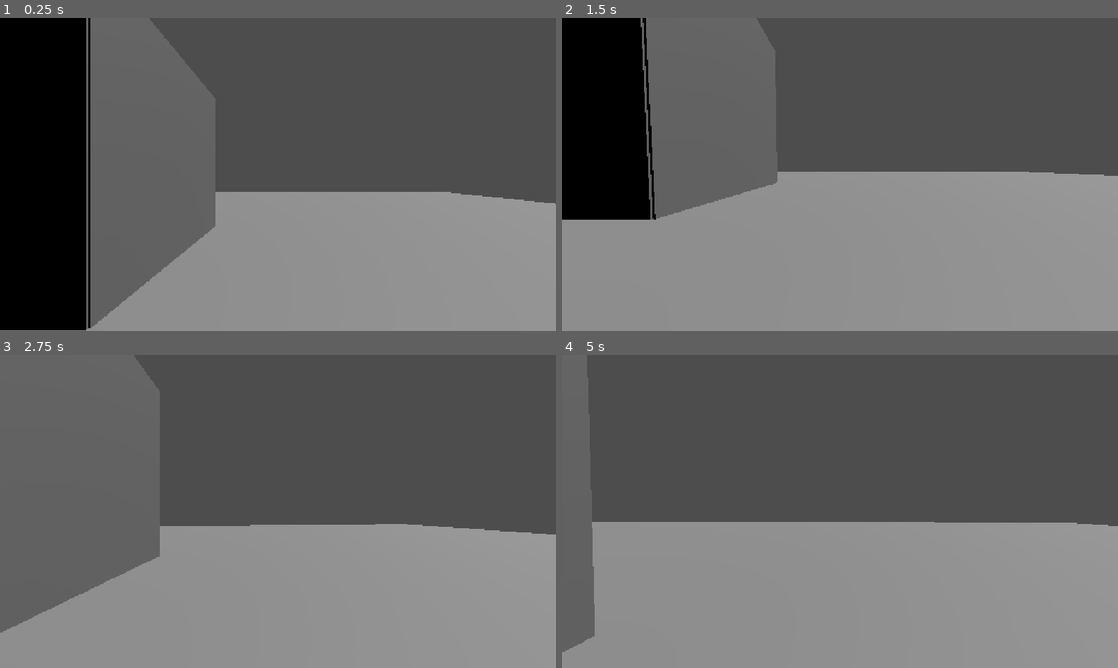
Above: before the commit, frames 1-4 (two rows, left to right).
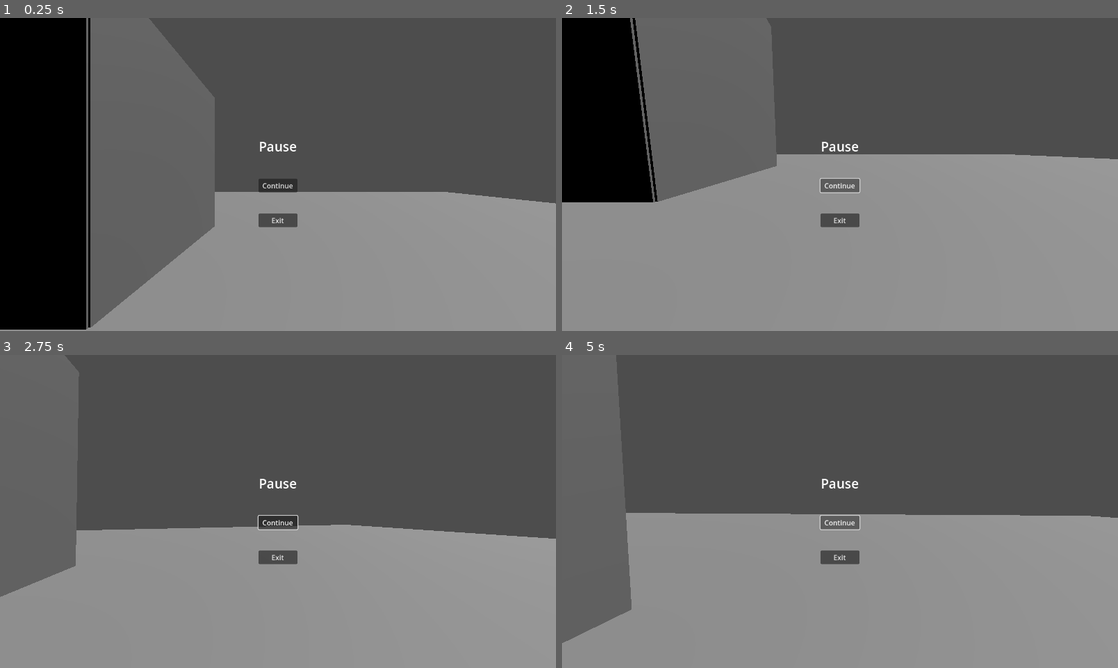
Above: after the commit, the same moments.

Repository: electrp/ggj25
Game: Godot game, scene res://roomTest.tscn
Same seed, same stepped clock (60 frames per second), same inputs: the game is played once before the commit and once after it.
Inputs (mouse positions are in pixels of both pictures, inside the frame that each line leads up to):
- Up to frame 1 (0.25 s): no input
- Up to frame 2 (1.5 s): click (840, 187) at 0.5 s, where only the run after the commit has a clickable "Continue"; click (840, 187) at 1.25 s, where only the run after the commit has a clickable "Continue"
- Up to frame 3 (2.75 s): tap Enter at 2 s; move the mouse to (305, 511) at 2.02 s; hold Up (ui_up) from 2.03 s (still down); click (305, 511) at 2.17 s; tap Space (ui_accept) at 2.27 s
- Up to frame 4 (5 s): keep holding Up (ui_up); move the mouse to (812, 511) at 2.77 s; tap Space (ui_accept) at 3.02, 4.52 s; move the mouse to (851, 505) at 3.52 s; move the mouse to (834, 517) at 4.27 s; click (834, 517) at 4.42 s

The runs differ from the first frame. In frame 1, 0.8% of the frame differs, in the area x 0-100%, y 0-100%; in frame 2, 6.8%, in the area x 0-100%, y 0-67%; in frame 3, 5.0%; in frame 4, 4.8%.

Commit message:
to sangbeom...

Diff:
--- a/ggj25/Player.tscn
+++ b/ggj25/Player.tscn
@@ -33,7 +33,6 @@
 transform = Transform3D(-1, 0, -8.74228e-08, 0, 1, 0, 8.74228e-08, 0, -1, 0, 0, -0.5)
 
 [node name="Pause" type="CanvasLayer" parent="."]
-visible = false
 
 [node name="Control" type="Control" parent="Pause"]
 layout_mode = 3
@@ -70,24 +69,25 @@
 anchor_right = 0.5
 anchor_bottom = 0.5
 offset_left = -45.0
+offset_top = 10.0
 offset_right = 45.0
-offset_bottom = 31.0
+offset_bottom = 41.0
 grow_horizontal = 2
 grow_vertical = 2
 text = "Continue"
 
 [node name="Exit" type="Button" parent="Pause/Control"]
 layout_mode = 1
-anchors_preset = 7
+anchors_preset = 8
 anchor_left = 0.5
-anchor_top = 1.0
+anchor_top = 0.5
 anchor_right = 0.5
-anchor_bottom = 1.0
+anchor_bottom = 0.5
 offset_left = -45.0
-offset_top = -110.0
+offset_top = 90.0
 offset_right = 45.0
-offset_bottom = -79.0
+offset_bottom = 121.0
 grow_horizontal = 2
-grow_vertical = 0
+grow_vertical = 2
 text = "Exit
 "
--- a/ggj25/lvl_nicktest.tscn
+++ b/ggj25/lvl_nicktest.tscn
@@ -4,9 +4,25 @@
 
 [node name="Node3D" type="Node3D"]
 
-[node name="CSGBox3D" type="CSGBox3D" parent="."]
+[node name="SubViewportContainer" type="SubViewportContainer" parent="."]
+anchors_preset = 15
+anchor_right = 1.0
+anchor_bottom = 1.0
+offset_top = 2.0
+offset_bottom = 2.0
+grow_horizontal = 2
+grow_vertical = 2
+stretch = true
+stretch_shrink = 2
+
+[node name="SubViewport" type="SubViewport" parent="SubViewportContainer"]
+handle_input_locally = false
+size = Vector2i(640, 360)
+render_target_update_mode = 4
+
+[node name="CSGBox3D" type="CSGBox3D" parent="SubViewportContainer/SubViewport"]
 transform = Transform3D(19.9635, 0, 0, 0, 0.998173, 0, 0, 0, 19.9635, 0, 0, 0)
 use_collision = true
 
-[node name="Player" parent="." instance=ExtResource("1_dk8l6")]
+[node name="Player" parent="SubViewportContainer/SubViewport" instance=ExtResource("1_dk8l6")]
 transform = Transform3D(1, 0, 0, 0, 1, 0, 0, 0, 1, -0.523142, 2.9646, 0.479514)
--- a/ggj25/project.godot
+++ b/ggj25/project.godot
@@ -22,7 +22,6 @@
 window/size/viewport_height=720
 window/size/resizable=false
 window/stretch/mode="viewport"
-window/stretch/scale=2.5
 window/version="1.0"
 window/name="BUBBLEFALL"
 
